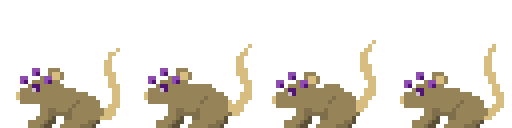
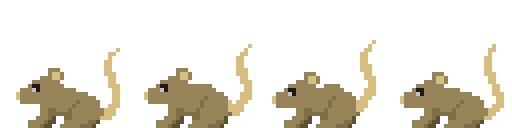
Before/after of a 512px x 128px layered artwork. What changed in the layer stack:
hid group "Controlled" (4 layers) over [20, 68, 436, 108]
painted on "Layer 7" over [328, 104, 332, 108]
painted on "Layer 6" over [200, 104, 204, 108]
showed group "Uncontrolled" (4 layers) over [20, 68, 436, 108]
painted on "Layer 3" over [328, 104, 332, 108]
painted on "Layer 2" over [200, 104, 204, 108]
